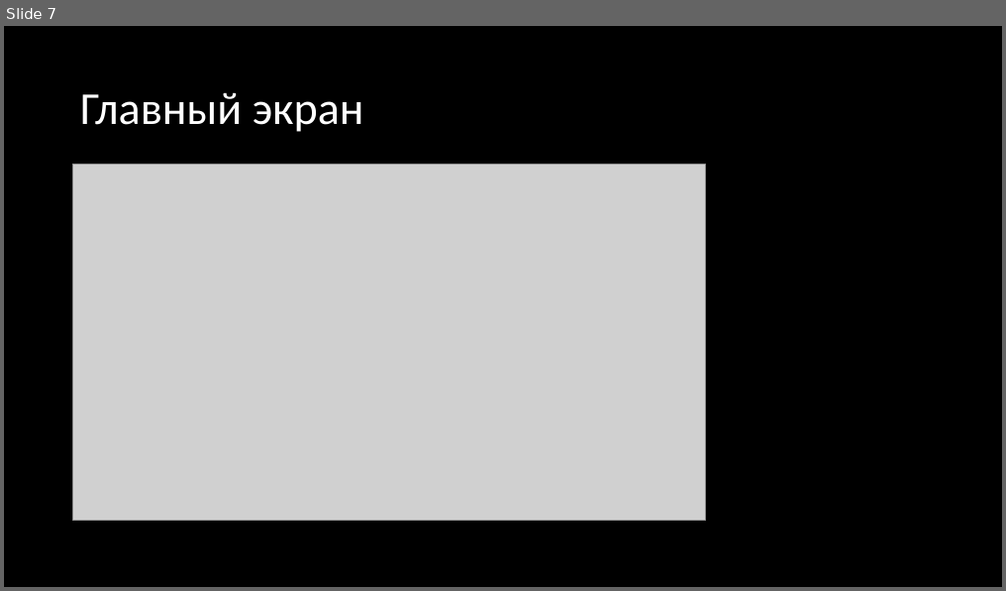
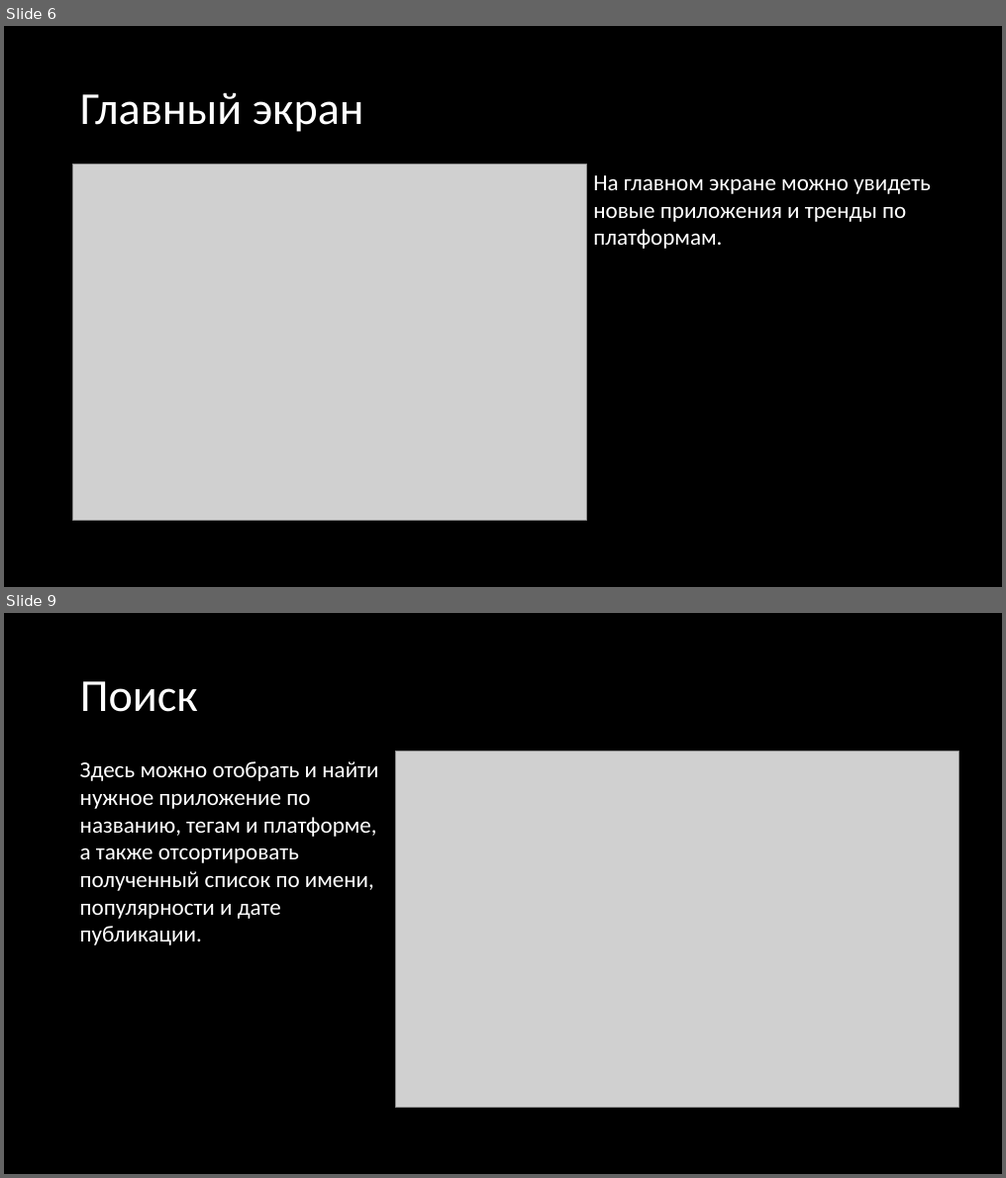
Before and after one commit to ultrasaks/bShop_web, a slide deck: проект.pptx. Shown one above the other, each under a label of ours: slide 7 before the commit, slides 6 and 9 after it; the slides between them are not shown. The pictures are 1006x591 and 1006x1178 pixels, drawn with LibreOffice and Linux fonts; fonts in the diff are those of the drawing; grey boxes stand for pictures. Boxes give left, top, right and bottom in pixels: in the first picture for what was removed or moved away, otherwise in the second. Text is boxed around its words. In the diff, an @@ line names an element or a change of style, - is before the commit and + after.

```diff
--- a/проект.pptx
+++ b/проект.pptx
@@ slide 9 added at <box>4,613,1002,1174</box>, background #000000 @@
@@ title added at <box>80,681,198,712</box>, 44 pt, text #FFFFFF @@
+Поиск
@@ picture added at <box>395,752,959,1108</box> @@
@@ text added at <box>80,761,378,946</box>, 22 pt, text #FFFFFF @@
+Здесь можно отобрать и найти нужное приложение по названию, тегам и платформе, а также отсортировать полученный список по имени, популярности и дате публикации.
@@ what was slide 7 is now slide 6 @@
@@ slide 6 changed as well @@
@@ picture: place and size @@
-picture at <box>73,165,706,521</box>
+picture at <box>73,165,586,521</box>
@@ text added at <box>593,175,931,249</box>, 22 pt, text #FFFFFF @@
+На главном экране можно увидеть новые приложения и тренды по платформам.
```
Also in this commit, not shown: 5 other slides changed, 11 other slides added, 5 slides removed.
